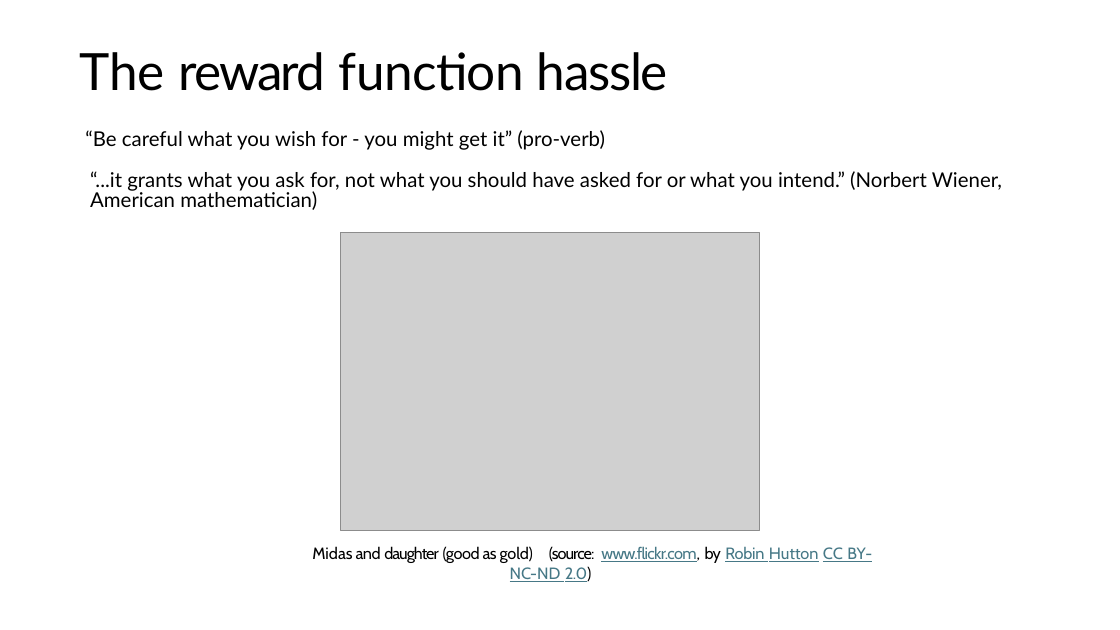
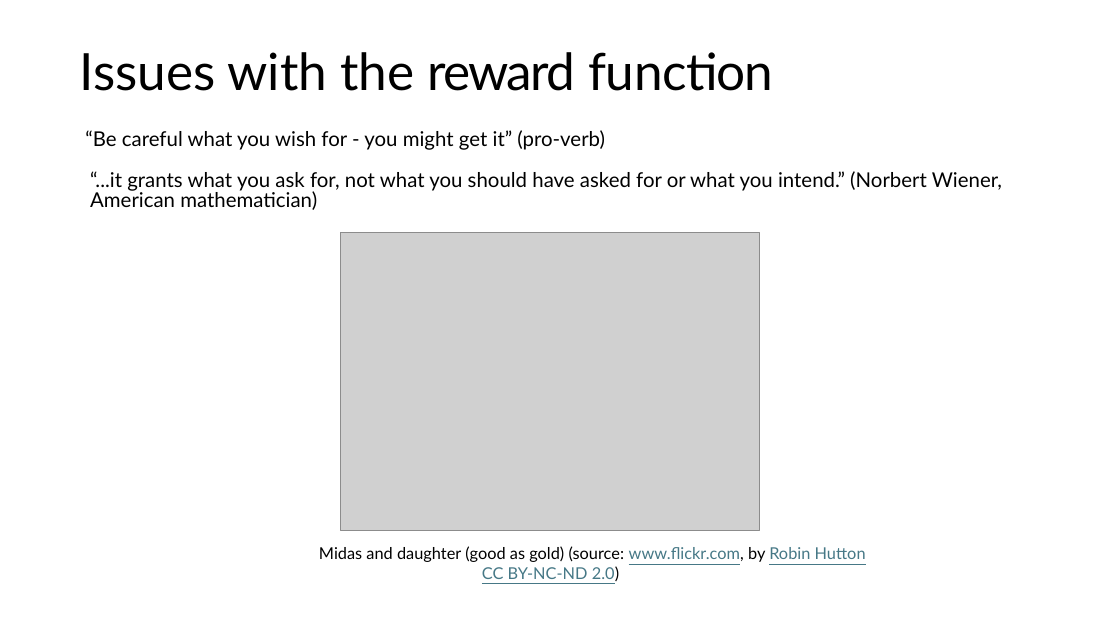
Before and after one commit to mhahsler/Introduction_to_Reinforcement_Learning, a slide deck: slide 20 of slides/Lecture01.pptx (slide 19 before the commit). Drawn at 1120x630 pixels with LibreOffice and Linux fonts; fonts in the diff are those of the drawing; grey boxes stand for pictures. Boxes give left, top, right and bottom in pixels: in the first picture for what was removed or moved away, otherwise in the second. Text is boxed around its words. In the diff, an @@ line names an element or a change of style, - is before the commit and + after.

```diff
--- a/slides/Lecture01.pptx
+++ b/slides/Lecture01.pptx
@@ title at bbox=[79, 52, 773, 91]: text changed @@
-The reward function hassle
+Issues with the reward function
@@ text "Midas and daughter (good as ..." at bbox=[319, 546, 866, 581]: font Cabin to Lato; letter spacing -0.5 to 0 pt in "and"; letter spacing -0.8 to 0 pt in "daughter (source:"; letter spacing -0.4 to 0 pt in "(good 2.0)"; letter spacing -0.6 to 0 pt in "as www.flickr.com, by"; letter spacing -0.2 to 0 pt in "gold) Robin" @@
```
Also in this commit, not shown: 18 other slides changed, 7 slides added, 4 slides removed, 3 other files.
